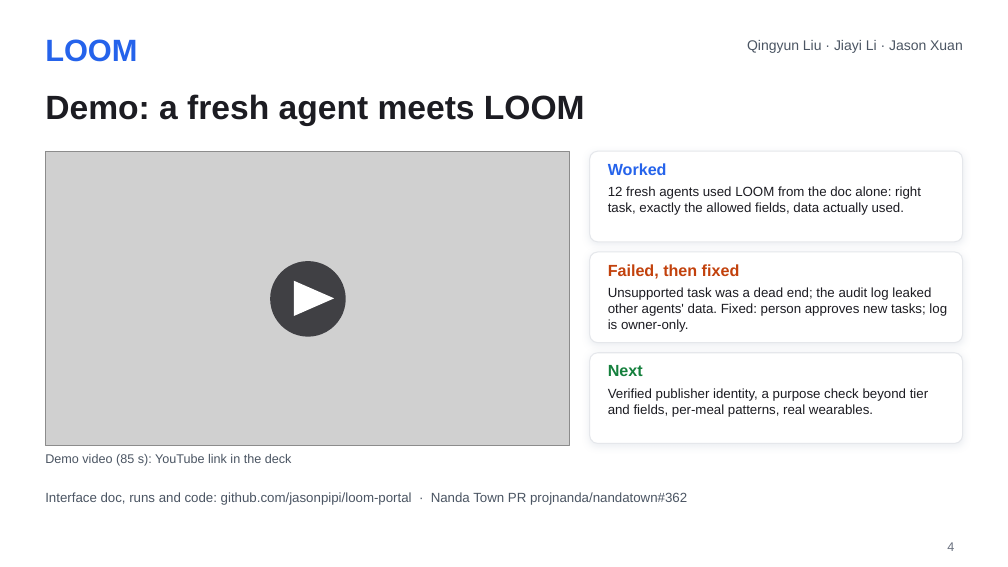
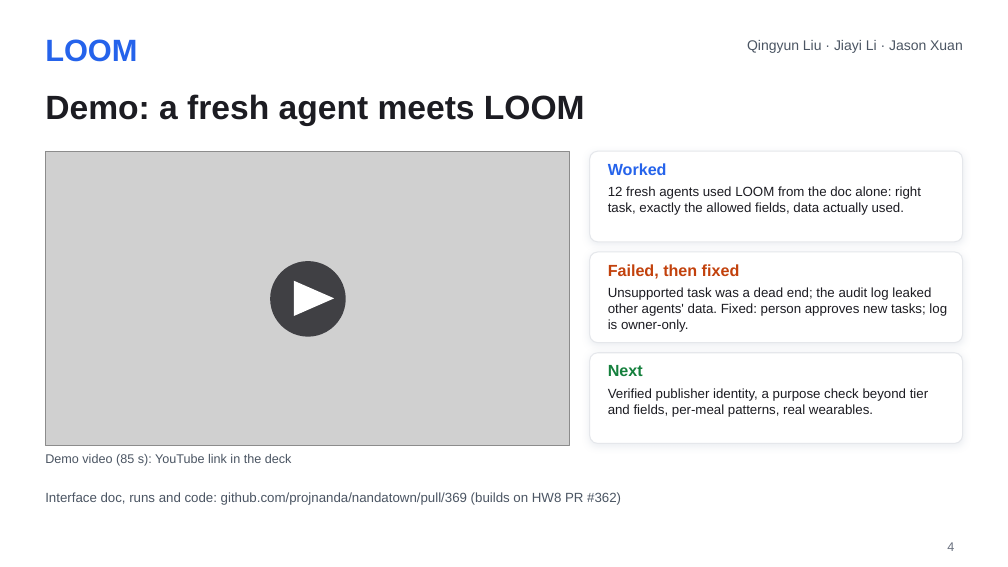
Before and after one commit to projnanda/nandatown, a slide deck: slide 4 of examples/loom/hw9/report/LOOM_DemoDay_slides.pptx. Drawn at 1008x567 pixels with LibreOffice and Linux fonts; fonts in the diff are those of the drawing; grey boxes stand for pictures; background and template pictures are left out. Boxes give left, top, right and bottom in pixels: in the first picture for what was removed or moved away, otherwise in the second. Text is boxed around its words. In the diff, an @@ line names an element or a change of style, - is before the commit and + after.

```diff
--- a/examples/loom/hw9/report/LOOM_DemoDay_slides.pptx
+++ b/examples/loom/hw9/report/LOOM_DemoDay_slides.pptx
@@ text at [45, 492, 621, 505]: text changed @@
-Interface doc, runs and code: github.com/jasonpipi/loom-portal · Nanda Town PR projnanda/nandatown#362
+Interface doc, runs and code: github.com/projnanda/nandatown/pull/369 (builds on HW8 PR #362)
```
Also in this commit, not shown: 5 other files.
